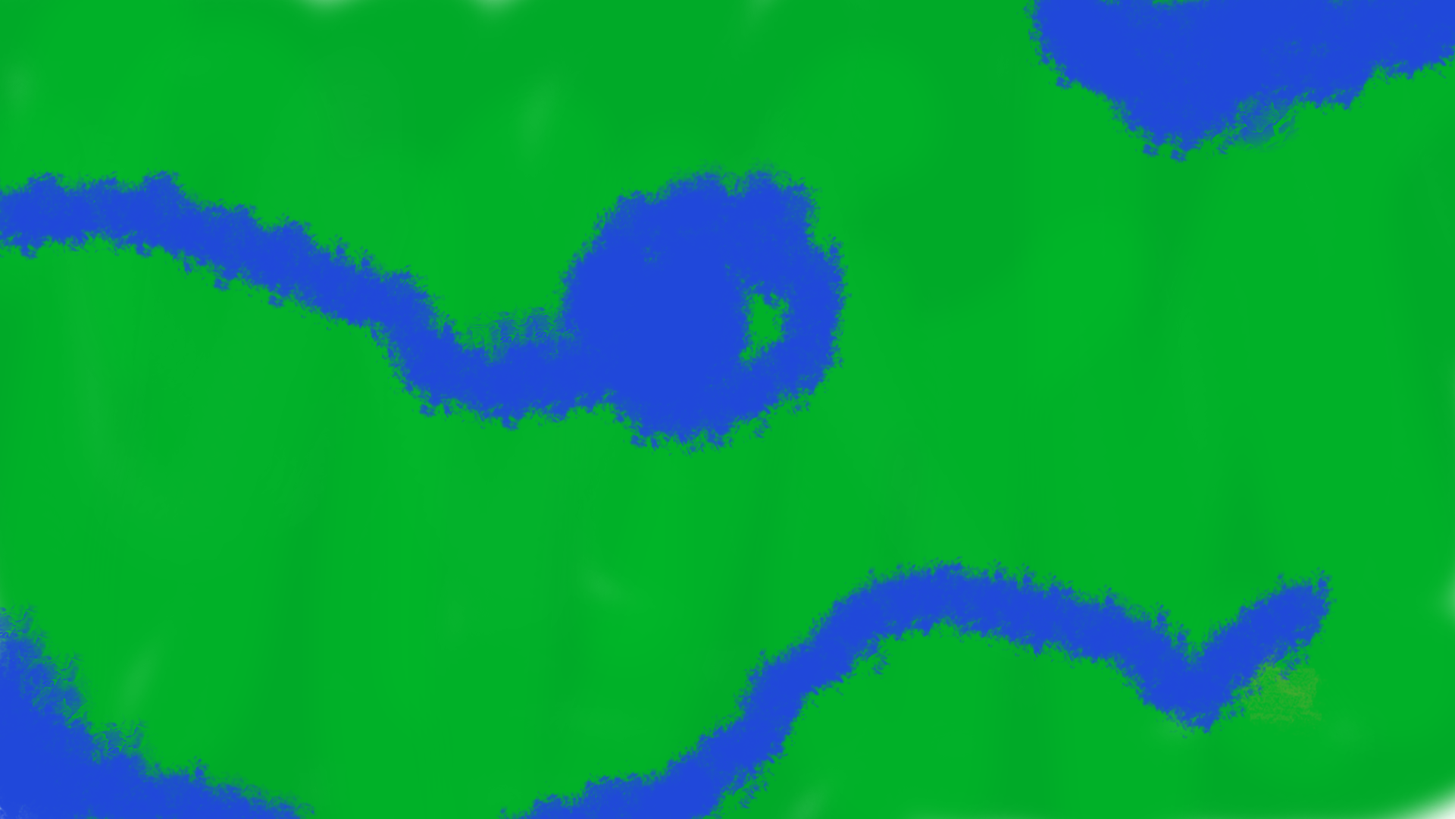
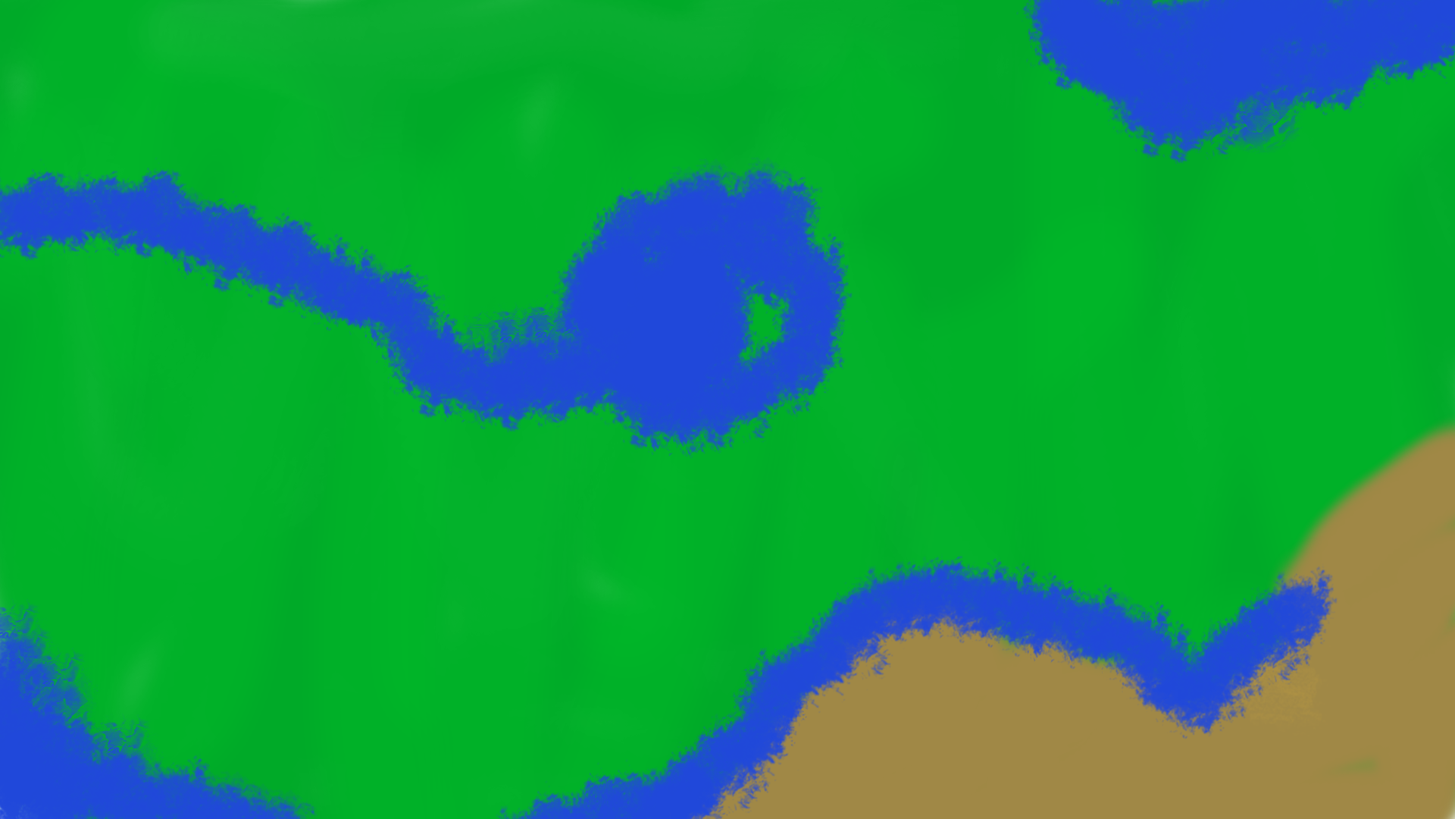
Layers edited between the first and the second 1455x819 image:
painted on "Background" over [left=136, top=0, right=1455, bottom=819]
